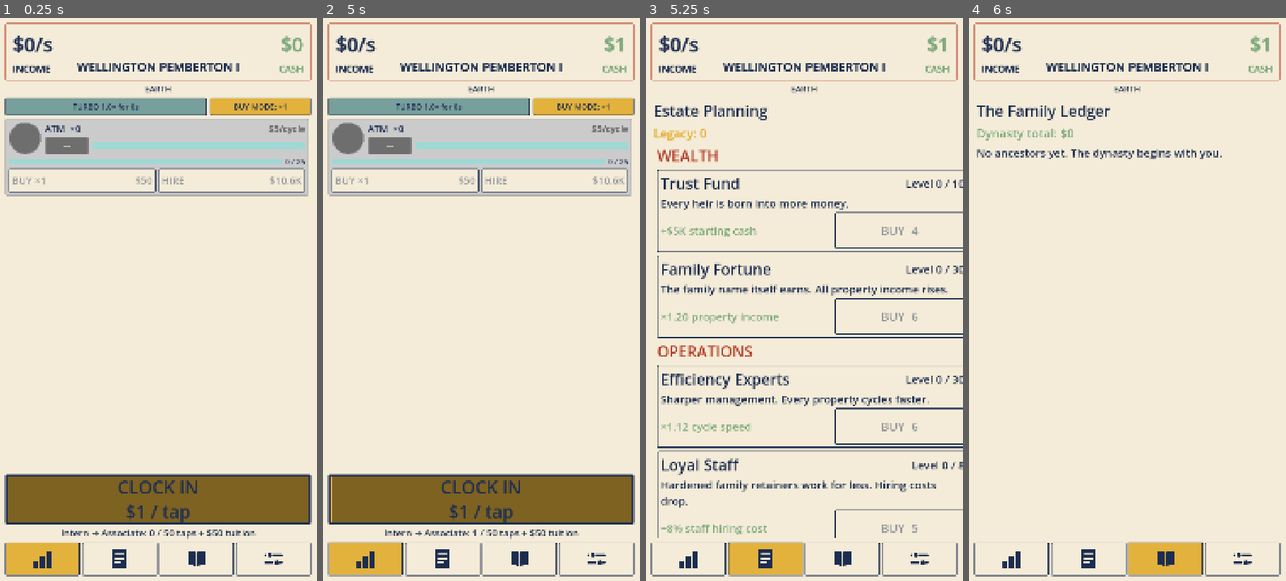
Above: before the commit, frames 1-4 (left to right).
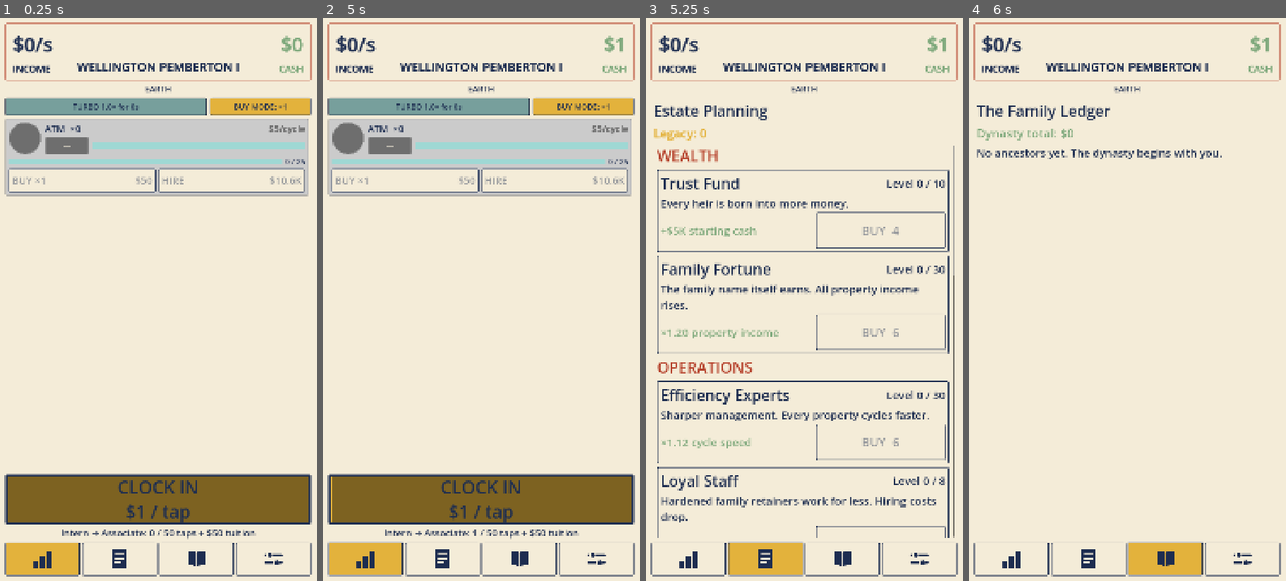
Above: after the commit, the same moments.

Repository: TimGoergen/american-tycoon
Game: Godot game, scene res://Main.tscn
The game is run twice, just before and just after one commit, with the same random seed, the same clock (stepped at 60 frames per second) and the same inputs.
Inputs (mouse positions are in pixels of both pictures, inside the frame that each line leads up to):
- Up to frame 1 (0.25 s): no input
- Up to frame 2 (5 s): click "BUY MODE: ×1" at 0.5 s; click "BUY MODE: ×10" at 1.25 s; click "BUY MODE: ×100" at 2 s; click "BUY MODE: MAX" at 2.75 s; click "CLOCK IN $1 / tap" at 3.5 s; click (364, 558) at 4.27 s
- Up to frame 3 (5.25 s): click (766, 558) at 5.02 s
- Up to frame 4 (6 s): click (1165, 558) at 5.77 s

Frames 1-2 are identical in both runs. In frame 3, 11% of the frame differs, in the area x 3-100%, y 22-93%; in frame 4, nothing differs.

Commit message:
fix: stop estate upgrade cards overflowing the right edge
The previous round addressed the scrollbar gutter but the real cause was
the card's MINIMUM width: a long, non-wrapping effect label (e.g.
"x2.96 auto-tap / auto-rush speed") beside the 440px BUY button made the
card unable to shrink to the tab width, so it spilled off the right (and
the added 12px margins made it worse). Now the effect label and the
retention status label wrap (AUTOWRAP_WORD_SMART), so the card's min
width collapses and it fits within the tab with equal left/right margins.

Verified: editor import + headless boot clean.

Co-Authored-By: Claude Opus 4.8 <noreply@anthropic.com>

Diff:
--- a/game/scripts/ui/LegacyScreen.gd
+++ b/game/scripts/ui/LegacyScreen.gd
@@ -213,6 +213,9 @@
 
 	var effect_label := Label.new()
 	effect_label.size_flags_horizontal = Control.SIZE_EXPAND_FILL
+	# Wrap so a long effect string (e.g. "×2.96 auto-tap / auto-rush speed") can't force
+	# the card's minimum width past the tab and push the panel off the right edge.
+	effect_label.autowrap_mode = TextServer.AUTOWRAP_WORD_SMART
 	effect_label.add_theme_color_override("font_color", UiPalette.MONEY_GREEN)
 	effect_label.add_theme_font_size_override("font_size", CARD_BODY_SIZE)
 	bottom_row.add_child(effect_label)
@@ -287,6 +290,7 @@
 
 	var status := Label.new()
 	status.size_flags_horizontal = Control.SIZE_EXPAND_FILL
+	status.autowrap_mode = TextServer.AUTOWRAP_WORD_SMART
 	status.text = "Now tier %d  ·  Retained tier %d" % [
 		int(entry["current_tier"]), int(entry["retained_tier"])
 	]
